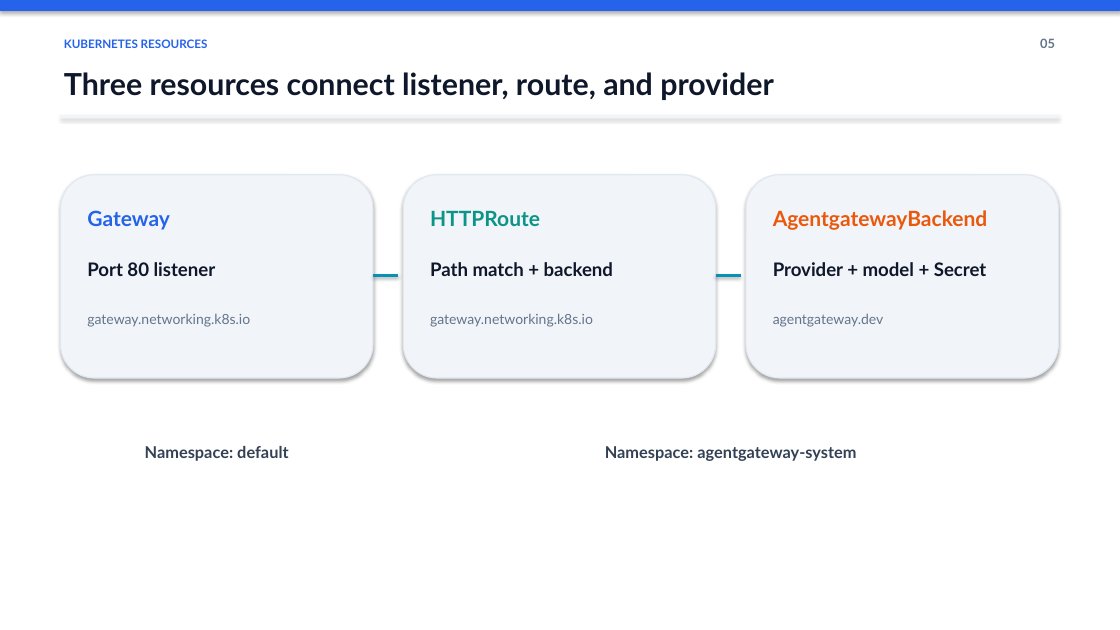
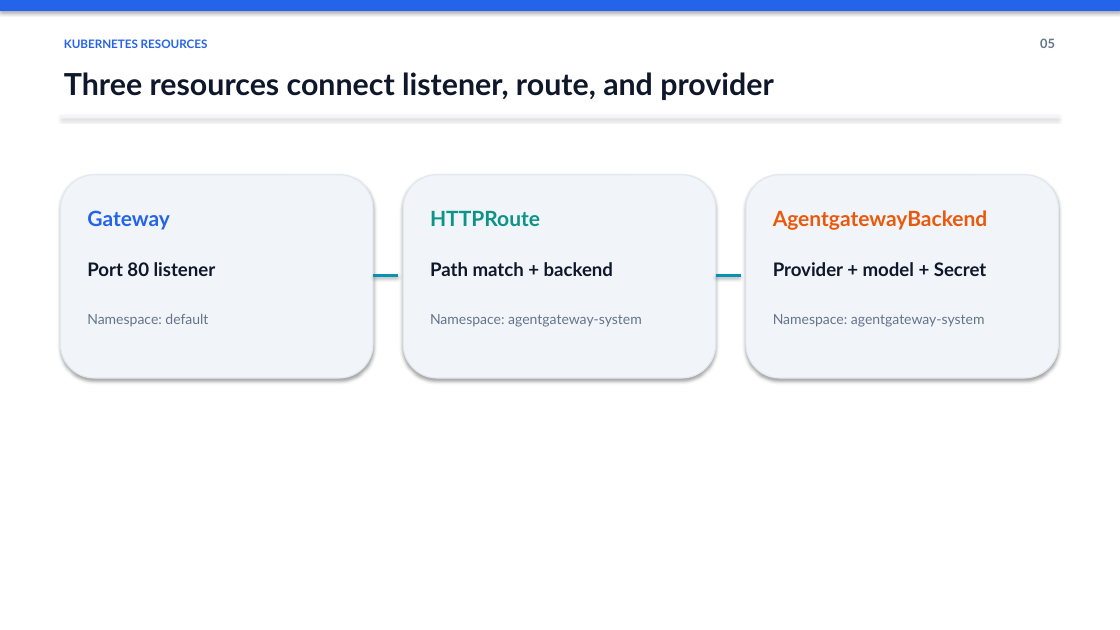
Before and after one commit to mohamedlotfy95/Elsherif-Agentgateway-Labs, a slide deck: slide 5 of docs/presentation/Agentgateway_LLM_Routing_Workshop.pptx. Drawn at 1120x630 pixels with LibreOffice and Linux fonts; fonts in the diff are those of the drawing. Boxes give left, top, right and bottom in pixels: in the first picture for what was removed or moved away, otherwise in the second. Text is boxed around its words. In the diff, an @@ line names an element or a change of style, - is before the commit and + after.

Commit message:
docs: Update Agentgateway_LLM_Routing_Workshop.pptx with new content and improvements

```diff
--- a/docs/presentation/Agentgateway_LLM_Routing_Workshop.pptx
+++ b/docs/presentation/Agentgateway_LLM_Routing_Workshop.pptx
@@ text at box(87, 313, 208, 327): text changed @@
-gateway.networking.k8s.io
+Namespace: default
@@ text at box(430, 314, 642, 327): text changed @@
-gateway.networking.k8s.io
+Namespace: agentgateway-system
@@ text at box(773, 314, 985, 327): text changed @@
-agentgateway.dev
+Namespace: agentgateway-system
@@ text removed at box(145, 446, 288, 461) @@
-Namespace: default
@@ text removed at box(605, 446, 856, 461) @@
-Namespace: agentgateway-system
```
Also in this commit, not shown: 10 other slides changed.
